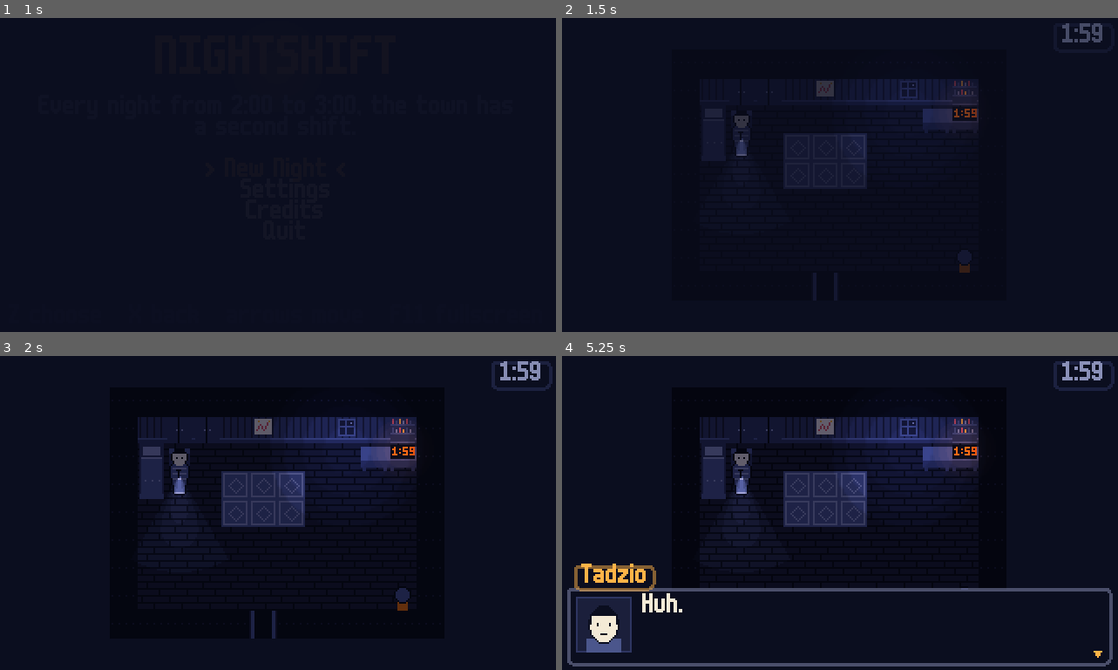
Above: before the commit, frames 1-4 (two rows, left to right).
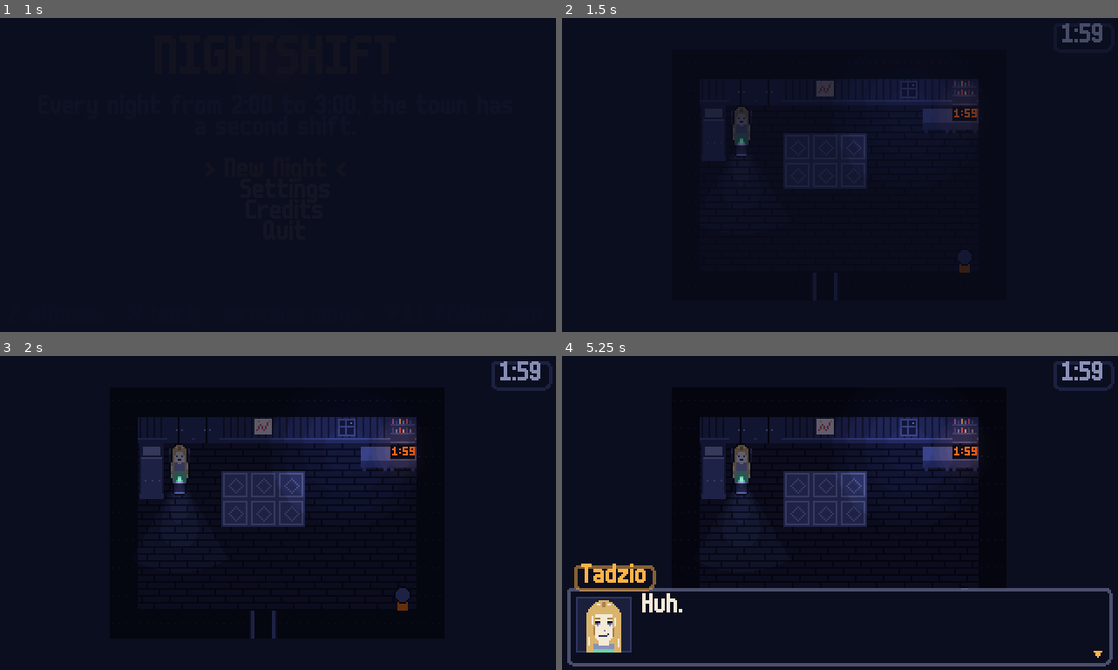
Above: after the commit, the same moments.

Repository: bryanwoods/nightshift
Game: Godot game, scene res://src/ui/title_screen.tscn
The game is run twice, just before and just after one commit, with the same random seed, the same clock (stepped at 60 frames per second) and the same inputs.
Inputs (mouse positions are in pixels of both pictures, inside the frame that each line leads up to):
- Up to frame 1 (1 s): tap Enter at 0.5 s; move the mouse to (400, 159) at 0.52 s; hold Right (move_right) from 0.53 s (still down); hold Z (confirm) from 0.53 s (still down); click (400, 159) at 0.67 s; tap Space at 0.77 s
- Up to frame 2 (1.5 s): move the mouse to (728, 190) at 1.27 s; release Right (move_right) at 1.28 s; release Z (confirm) at 1.28 s; hold Down (move_down) from 1.28 s (still down); tap Z (confirm) at 1.35 s
- Up to frame 3 (2 s): keep holding Down (move_down); tap Space at 1.52 s
- Up to frame 4 (5.25 s): move the mouse to (895, 443) at 2.02 s; release Down (move_down) at 2.03 s; hold Right (move_right) 2.03-2.78 s; hold Z (confirm) 2.03-2.78 s; tap R (rewind) at 2.1 s; move the mouse to (812, 575) at 2.77 s; hold Up (move_up) 2.78-3.53 s; tap Enter at 2.85 s; click (812, 575) at 2.92 s; tap Space at 3.02, 3.77, 4.52 s; tap Z (confirm) at 3.05, 3.5, 4.55, 5 s; move the mouse to (1006, 560) at 3.52 s; hold Z (confirm) 3.53-4.28 s; hold Left (move_left) 3.53-5.03 s; tap Shift at 3.6 s; move the mouse to (673, 465) at 4.27 s; tap Tab at 4.35 s; move the mouse to (867, 513) at 5.02 s; hold Down (move_down) from 5.03 s (still down); hold Z (confirm) from 5.03 s (still down); click (867, 513) at 5.17 s

Frame 1 is identical in both runs. In frame 2, 0.2% of the frame differs, in the area x 30-34%, y 28-44%; in frame 3, 0.4%; in frame 4, 1.1%, in the area x 4-35%, y 28-95%.

Commit message:
Draw Tadzio from a photo instead of the placeholder
The placeholder Tadzio had short black hair and a letter T on a
striped shirt. The real Tadzio has long, straight, dirty-blonde hair
with a middle part, light eyes and a small closed smile. The
generator now draws him that way in the 16x32 walk sheet and in the
three portraits. The pajamas copy the white-and-teal colorblock shirt
from the photo.

Dirty-blonde hair needs a muted yellow. With only the ten colors of
the spec's palette, the hair read as ginger. data/palette.json now
has two more night colors, straw and honey, for the hair and its
shading. DEV.md and NOTES_FOR_BRYAN.md record the change.

The help route of the autotest passes.

Co-Authored-By: Claude Opus 5.5 <noreply@anthropic.com>

Diff:
--- a/data/palette.json
+++ b/data/palette.json
@@ -10,7 +10,9 @@
     "lamp": "#ffb347",
     "ember": "#ff7a1a",
     "hush": "#e05a6d",
-    "wake": "#6cd4a8"
+    "wake": "#6cd4a8",
+    "straw": "#d9b46c",
+    "honey": "#a9824a"
   },
   "morning": {
     "cream": "#fff4dc",
--- a/dev/autotest_bot.gd
+++ b/dev/autotest_bot.gd
@@ -279,6 +279,17 @@
 
 ## Screenshots of every room and every Curfew pattern. Needs a window and shots=DIR.
 func _tour() -> void:
+	await _shot("room_bedroom")
+	DialogueRunner.autoplay = false
+	DialogueRunner.run("unbaker_after_friend")
+	for i in 3:
+		await _wait(0.9)
+		await _tap("confirm")
+		await _tap("confirm")
+	await _wait(1.0)
+	await _shot("tadzio_talks")
+	DialogueRunner.abort()
+	DialogueRunner.autoplay = true
 	Game.set_flag("wick_joined")
 	Game.set_flag("met_wick")
 	NightClock.set_minute(0)
Binary file changed: assets/portraits/tadzio_happy.png
Binary file changed: assets/portraits/tadzio_neutral.png
Binary file changed: assets/portraits/tadzio_sad.png
Binary file changed: assets/sprites/tadzio.png
Not shown, changed: DEV.md
Not shown, changed: NOTES_FOR_BRYAN.md
